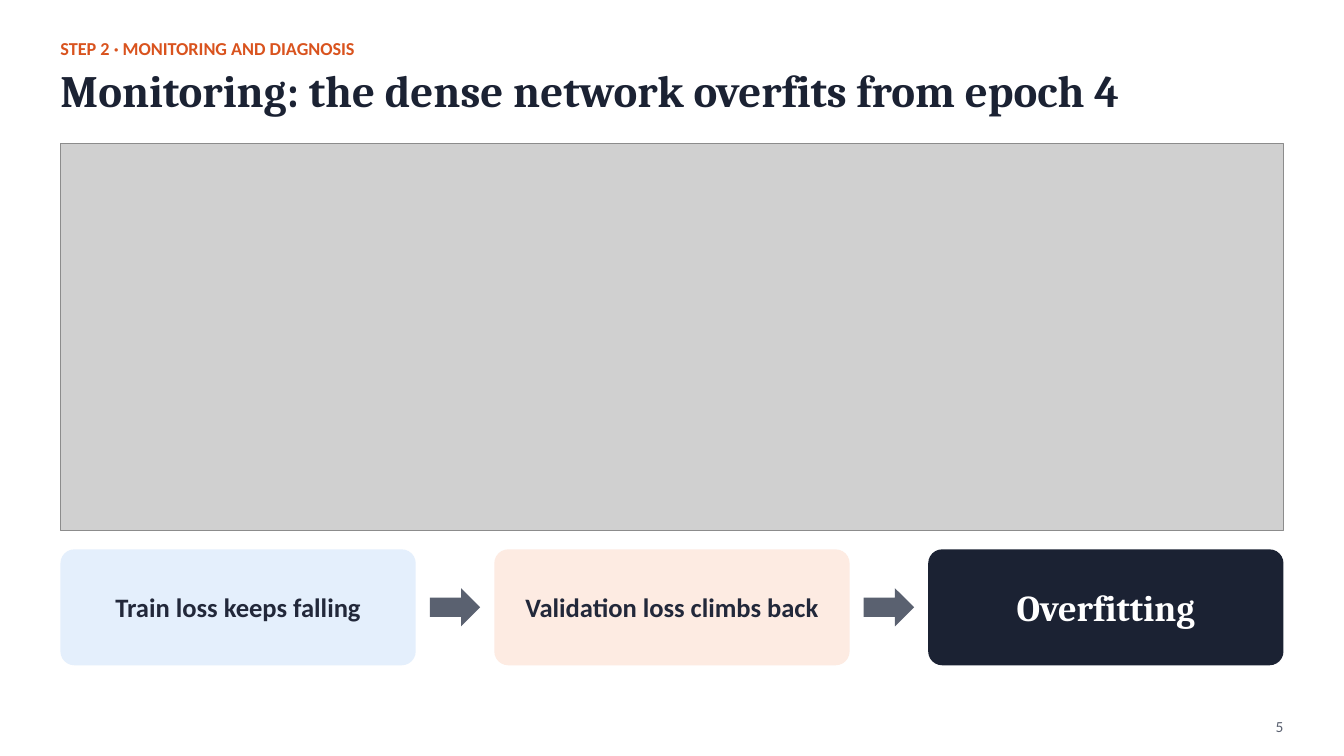
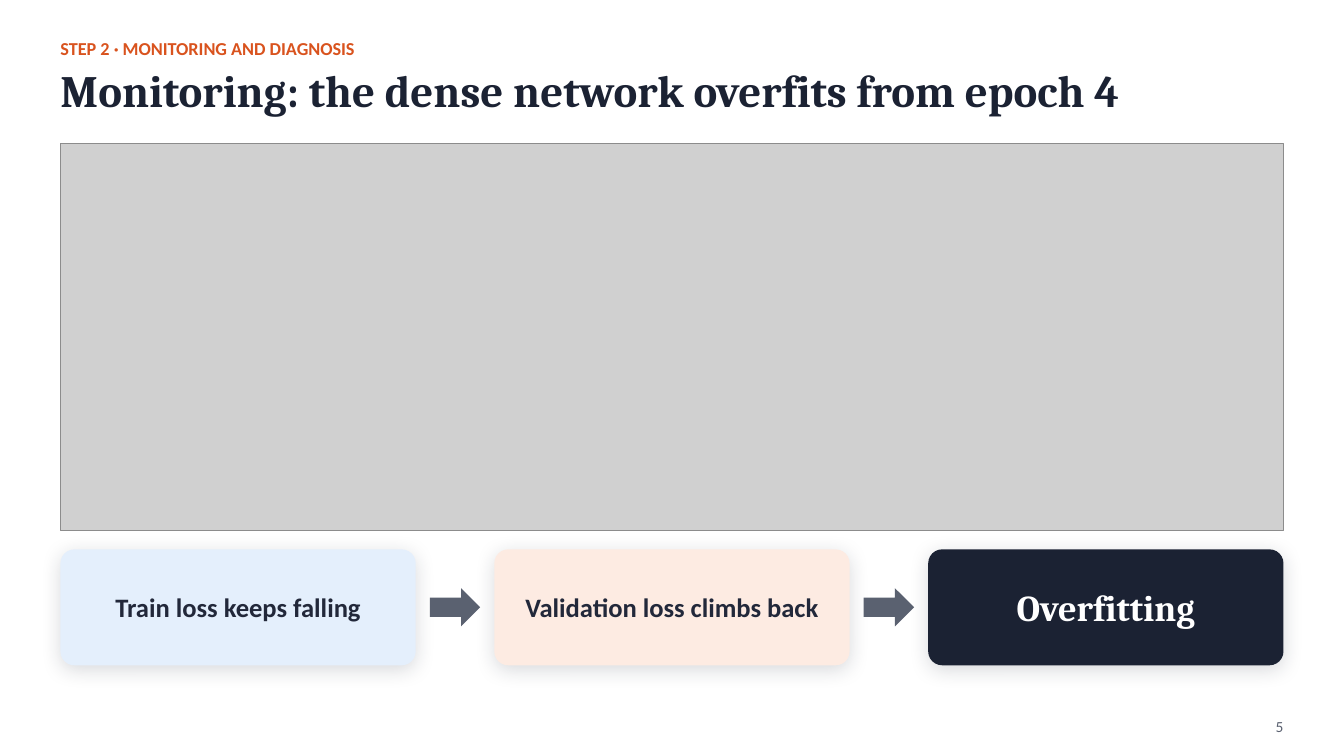
Before and after one commit to Bastienrag/Neural_Networks_Project_B2C, a slide deck: slide 5 of présentation/Intelligent_Museum_Guide_without_images.pptx. Drawn at 1344x756 pixels with LibreOffice and Linux fonts; fonts in the diff are those of the drawing; grey boxes stand for pictures. Boxes give left, top, right and bottom in pixels: in the first picture for what was removed or moved away, otherwise in the second. Text is boxed around its words. In the diff, an @@ line names an element or a change of style, - is before the commit and + after.

```diff
--- a/présentation/Intelligent_Museum_Guide_without_images.pptx
+++ b/présentation/Intelligent_Museum_Guide_without_images.pptx
@@ shadow on in 3 elements at (x1=60, y1=549, x2=415, y2=665), (x1=494, y1=549, x2=849, y2=665), (x1=929, y1=549, x2=1284, y2=665) @@
```
Also in this commit, not shown: 10 other slides changed.
